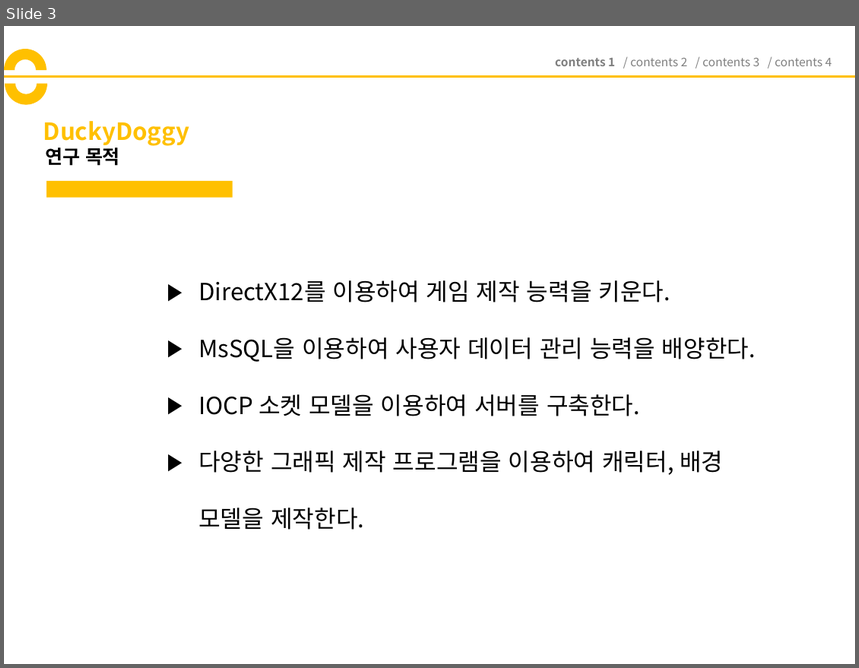
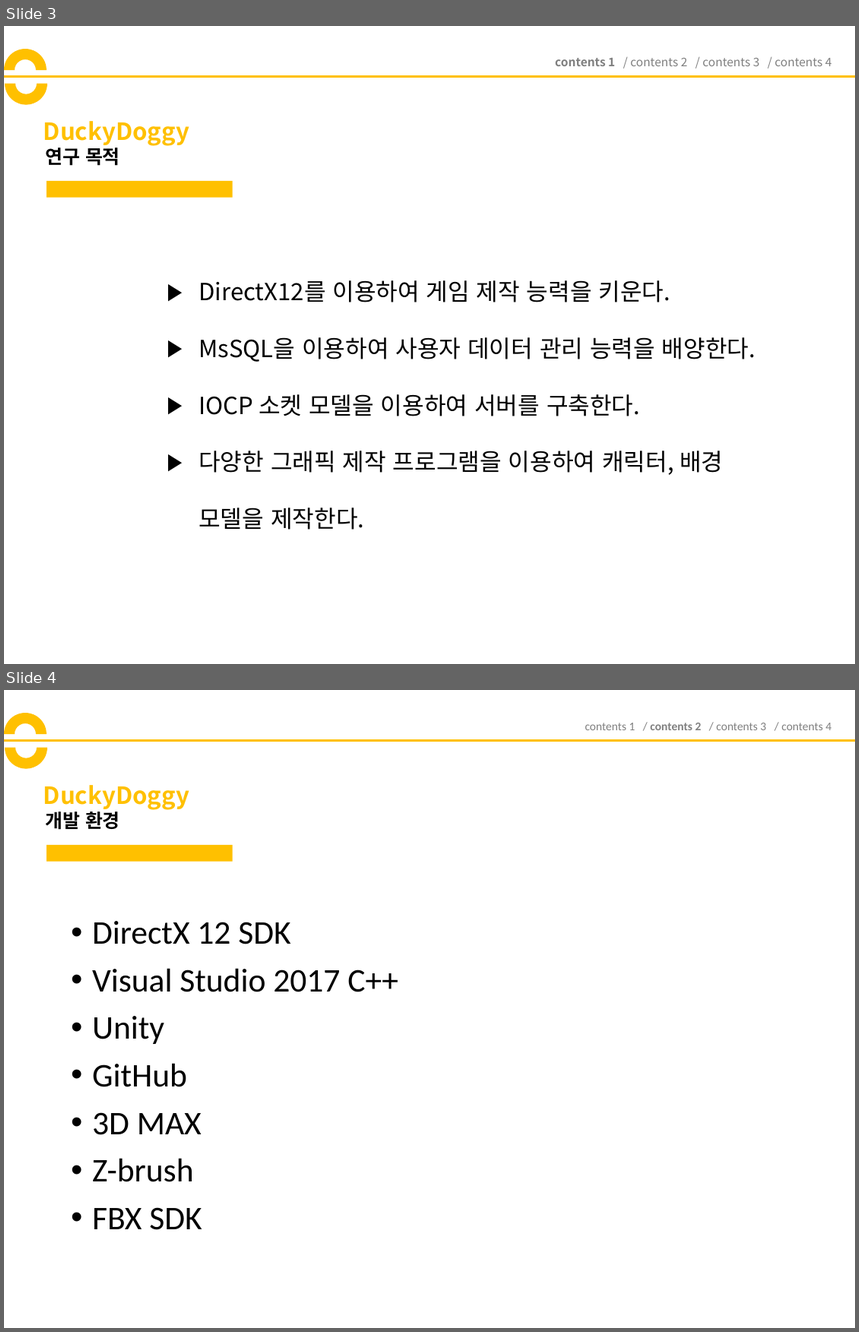
Before and after one commit to codnsj81/HuffAndPuff, a slide deck: 기획 문서/181206_DuckyDoggy_기획서_(ver1).pptx. Shown one above the other, each under a label of ours: slide 3 before the commit, slides 3 and 4 after it. The pictures are 859x668 and 859x1332 pixels, drawn with LibreOffice and Linux fonts; fonts in the diff are those of the drawing. Boxes give left, top, right and bottom in pixels: in the first picture for what was removed or moved away, otherwise in the second. Text is boxed around its words. In the diff, an @@ line names an element or a change of style, - is before the commit and + after.

```diff
--- a/기획 문서/181206_DuckyDoggy_기획서_(ver1).pptx
+++ b/기획 문서/181206_DuckyDoggy_기획서_(ver1).pptx
@@ slide 4 added at [4,690,855,1328], background #FFFFFF @@
@@ arch (boxed as its full ring) added at [4,713,47,755], fill #FFC000 @@
@@ arch (boxed as its full ring) added at [5,726,47,769], fill #FFC000 @@
@@ text added at [585,723,832,730], 10 pt, text #808080 @@
+contents 1 / contents 2 / contents 3 / contents 4
@@ line added from (4, 740) to (855, 740), #FFC000 2.25 pt @@
@@ title added at [44,785,189,810], 20 pt, text #FFC000, bold @@
+DuckyDoggy
@@ text added at [46,809,120,830], 16 pt, text #000000, bold @@
+개발 환경
@@ rectangle added at [47,845,233,861], fill #FFC000 @@
@@ text added at [92,921,398,1230], 28 pt, text #000000 @@
+• DirectX 12 SDK
+• Visual Studio 2017 C++
+• Unity
+• GitHub
+• 3D MAX
+• Z-brush
+• FBX SDK
```
Also in this commit, not shown: 4 slides changed, 8 other slides added, 1 slide removed.
